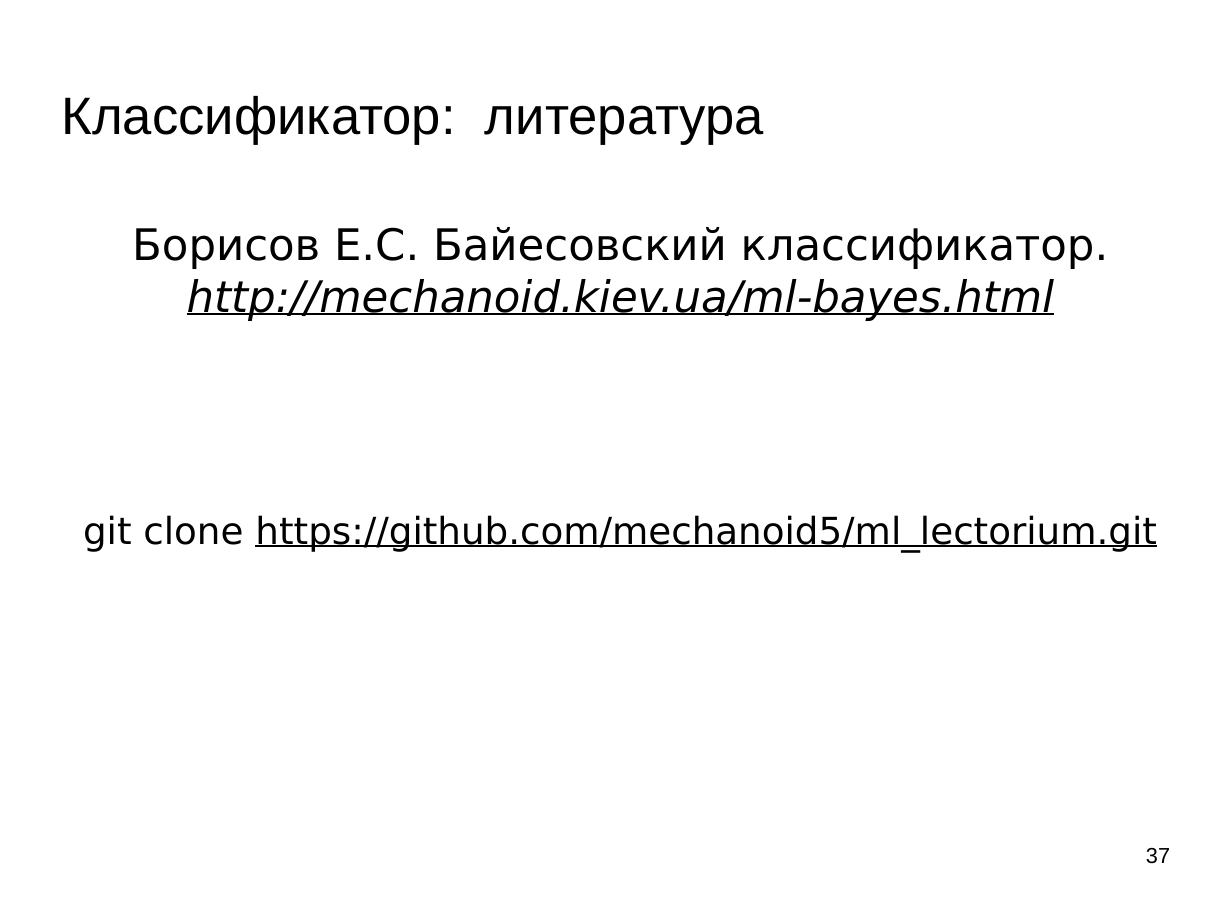
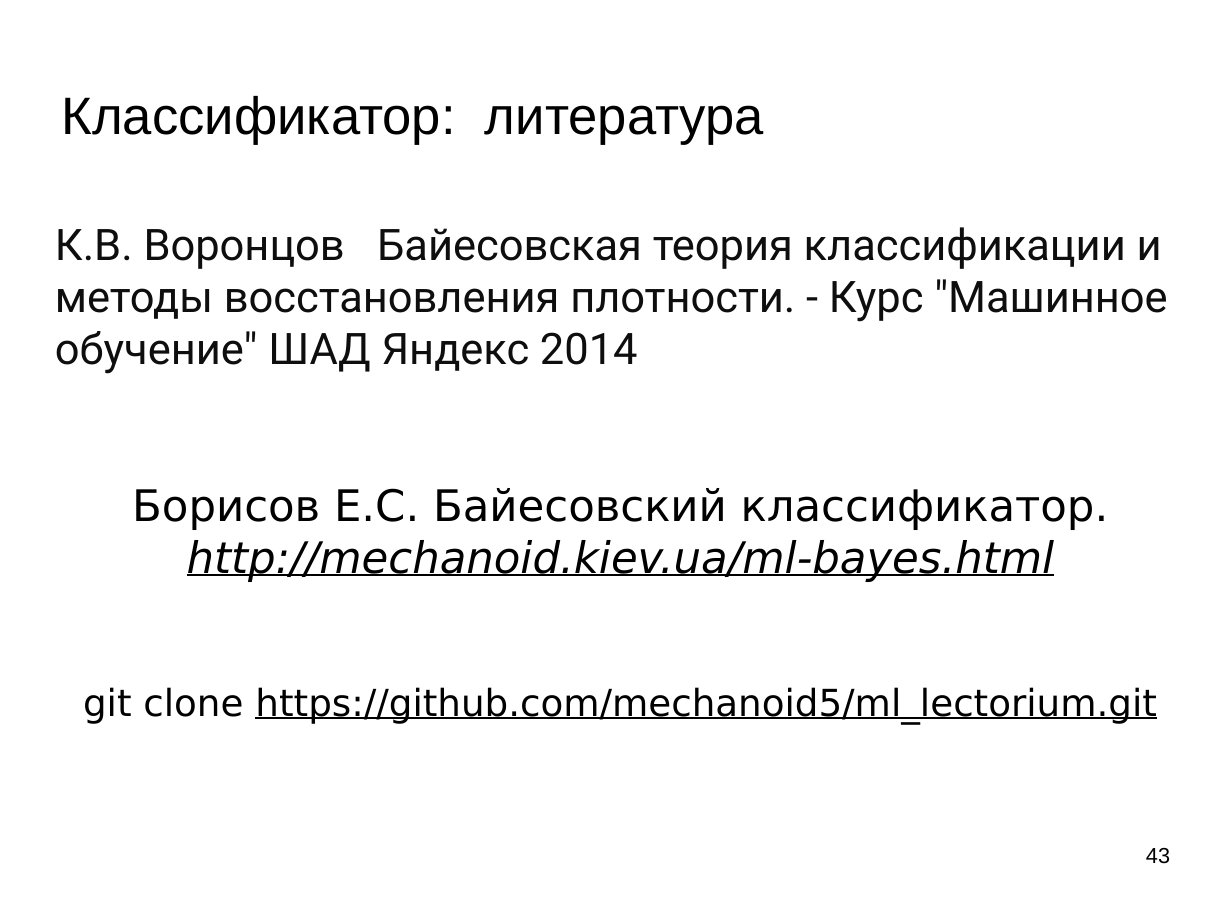
Before and after one commit to mechanoid5/ml_lectorium_legacy, a slide deck: slide 43 of 04-bayes.odp (slide 37 before the commit). Drawn at 1232x924 pixels with LibreOffice and Linux fonts; fonts in the diff are those of the drawing; background and template pictures are left out. Boxes give left, top, right and bottom in pixels: in the first picture for what was removed or moved away, otherwise in the second. Text is boxed around its words. In the diff, an @@ line names an element or a change of style, - is before the commit and + after.

```diff
--- a/04-bayes.odp
+++ b/04-bayes.odp
@@ text at <box>55,227,1167,374</box>: paragraph added @@
+К.В. Воронцов Байесовская теория классификации и методы восстановления плотности. - Курс "Машинное обучение" ШАД Яндекс 2014
@@ page number at <box>1146,848,1170,864</box>: text changed @@
-37
+43
```
Also in this commit, not shown: 10 other slides changed, 8 slides added, 2 slides removed, 5 other files.
